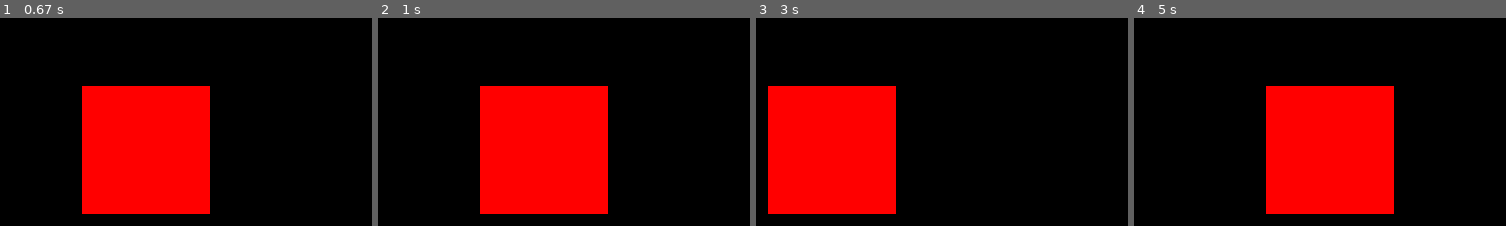
Above: before the commit, frames 1-4 (left to right).
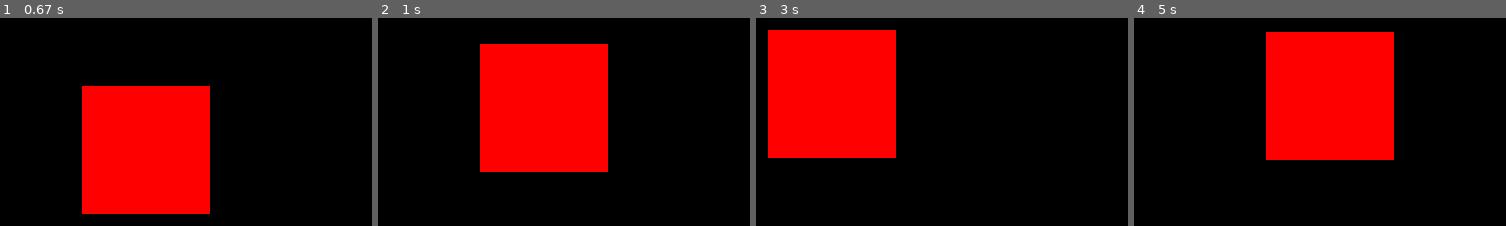
Above: after the commit, the same moments.

Repository: MaxwellMarcus/Pygame
Game: pygame game, started from game.py
The game is run twice, just before and just after one commit, with the same random seed, the same clock (stepped at 60 frames per second) and the same inputs.
Inputs:
- Up to frame 1 (0.67 s): hold Right from 0.33 s (still down)
- Up to frame 2 (1 s): release Right at 0.8 s; hold Up from 0.83 s (still down)
- Up to frame 3 (3 s): release Up at 1.13 s; hold Right 1.17-1.63 s; hold Left 1.67-2.2 s; hold Left 2.23-2.63 s; hold Up from 2.67 s (still down)
- Up to frame 4 (5 s): release Up at 3.03 s; hold Right 3.07-3.7 s; hold Left 3.73-4.2 s; hold Right 4.23-4.7 s; hold Up from 4.73 s (still down)

Frame 1 is identical in both runs. In frame 2, 14% of the frame differs, in the area x 27-62%, y 12-95%; in frame 3, 19%, in the area x 3-38%, y 5-95%; in frame 4, 18%.

Commit message:
started a projectile

Diff:
--- a/game.py
+++ b/game.py
@@ -20,14 +20,24 @@
         self.jump_vel = 5
         self.highest_jump_vel = self.jump_vel
 
-        self.right = False
-        self.left = False
+        self.direction = 0
         self.animation_frame = 0
 
+class Projectile:
+    def __init__(self,x,y,radius,color,facing):
+        self.x = x
+        self.y = y
+        self.radius = radius
+        self.color = color
+        self.facing = facing
+        self.vel = 10 * facing
+
+    def draw(self,win):
+        pygame.draw.circle(win,self.color,(self.x,self.y),self.radius)
 
 
 player = Player(300,410,64,64)
-
+bullets = []
 
 run = True
 while run:
@@ -37,14 +47,25 @@
         if event.type == pygame.QUIT:
             run = False
 
+    for i in bullets:
+        if i.x < 500 and i.x > 0:
+            bullet.x += bullet.vel
+        else:
+            bullets.pop(bullets.index(i))
 
     keys = pygame.key.get_pressed()
+    if keys[pygame.K_SPACE]:
+        if len(bullets) < 10:
+            bullets.append(Projectile(player.x + player.width//2,player.y+player.height//2))
+
     if keys[pygame.K_LEFT] and player.x > player.vel:
         player.x -= player.vel
+        player.direction = -1
     if keys[pygame.K_RIGHT] and player.x < 500-player.vel-player.width:
         player.x += player.vel
+        player.direction = 1
     if not player.is_jump:
-        if keys[pygame.K_SPACE]:
+        if keys[pygame.K_UP]:
             player.is_jump = True
     else:
         if player.jump_vel >= -player.highest_jump_vel:
